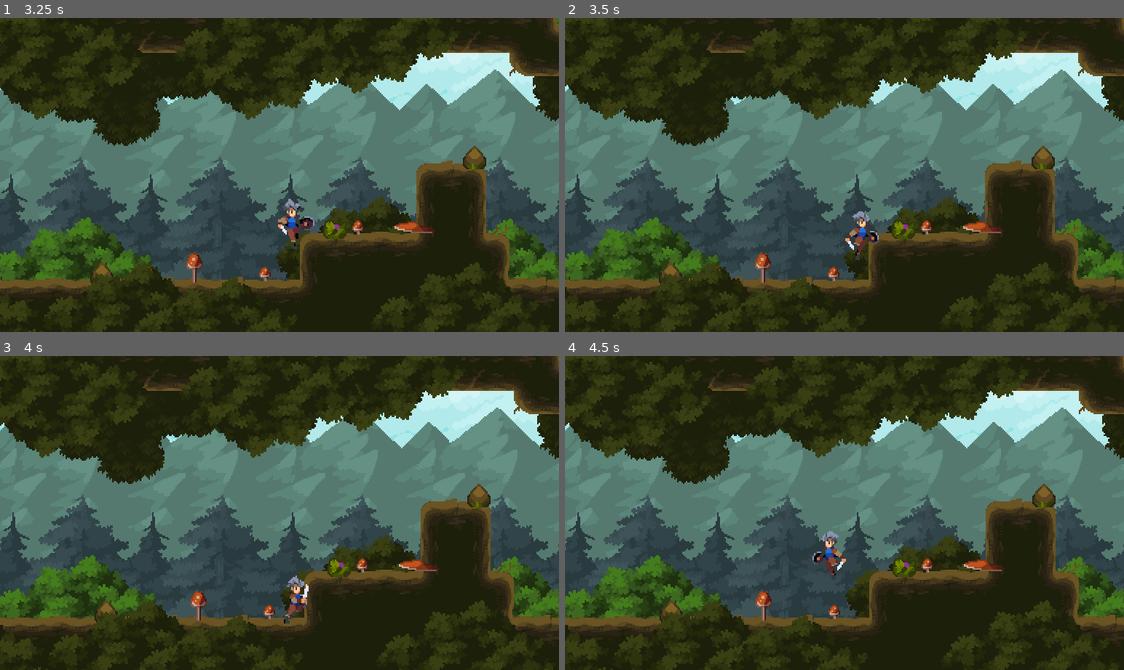
Above: before the commit, frames 1-4 (two rows, left to right).
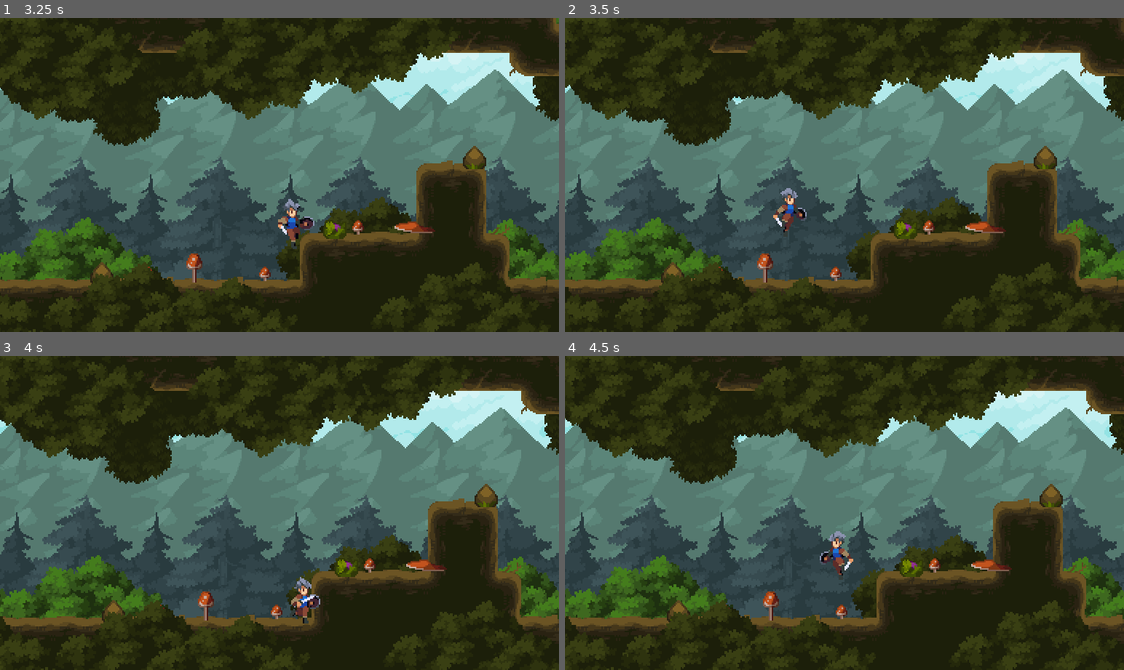
Above: after the commit, the same moments.

Repository: BearsDoraemon/legend_of_brave
Game: Godot game, scene res://scene/world.tscn
Two runs of this game, one before a commit and one after it. Both use one fixed random seed, a clock stepped at 60 frames per second and the inputs below.
Inputs:
- Up to frame 1 (3.25 s): hold Space (jump) 0.53-1.28 s; hold D (move_right) 0.53-2.03 s; tap Space (jump) at 1.35, 1.52, 1.82, 2.85, 3.02 s; hold A (move_left) 2.03-2.78 s; hold Space (jump) 2.03-2.78 s; hold D (move_right) from 2.78 s (still down)
- Up to frame 2 (3.5 s): keep holding D (move_right); tap Space (jump) at 3.32 s
- Up to frame 3 (4 s): keep holding D (move_right); hold Space (jump) from 3.53 s (still down)
- Up to frame 4 (4.5 s): release D (move_right) at 4.28 s; release Space (jump) at 4.28 s; hold A (move_left) from 4.28 s (still down); tap Space (jump) at 4.35 s

Frame 1 is identical in both runs. In frame 2, 5.5% of the frame differs, in the area x 0-100%, y 0-100%; in frame 3, 11%; in frame 4, 12%.

Commit message:
更新了蹬墙跳，有BUG待修复

Diff:
--- a/script/player.gd
+++ b/script/player.gd
@@ -7,10 +7,12 @@
 	FALL,
 	LANDING,
 	WALL_SLIDING,
+	WALL_JUMP,
 }
 
 const GROUND_STATES := [State.IDLE, State.RUNNING]
 const JUMP_VELOCITY = -320.0
+const WALL_JUMP_VELOCITY = Vector2(1000, -320)
 const RUN_SPEED = 160.0
 const FLOOR_ACCELERATION = RUN_SPEED / 0.2
 const AIR_ACCELERATION = RUN_SPEED / 0.02
@@ -53,6 +55,9 @@
 
 		State.WALL_SLIDING:
 			move(default_gravity / 6.0, delta)
+
+		State.WALL_JUMP:
+			move(0 if is_first_tick else default_gravity, delta)
 
 	is_first_tick = false
 
@@ -97,7 +102,7 @@
 				return State.IDLE
 
 		State.JUMP:
-			if velocity.y > 0:
+			if velocity.y >= 0:
 				return State.FALL
 
 		State.FALL:
@@ -113,9 +118,15 @@
 				return State.IDLE
 
 		State.WALL_SLIDING:
+			if jump_request_timer.time_left > 0:
+				return State.WALL_JUMP
 			if is_on_floor():
 				return State.IDLE
 			if not is_on_wall():
+				return State.FALL
+
+		State.WALL_JUMP:
+			if velocity.y >= 0:
 				return State.FALL
 
 	return state
@@ -145,4 +156,10 @@
 		State.WALL_SLIDING:
 			animation_player.play("wall_sliding")
 
+		State.WALL_JUMP:
+			animation_player.play("jump")
+			velocity = WALL_JUMP_VELOCITY
+			velocity.x *= get_wall_normal().x
+			jump_request_timer.start()
+
 	is_first_tick = true
